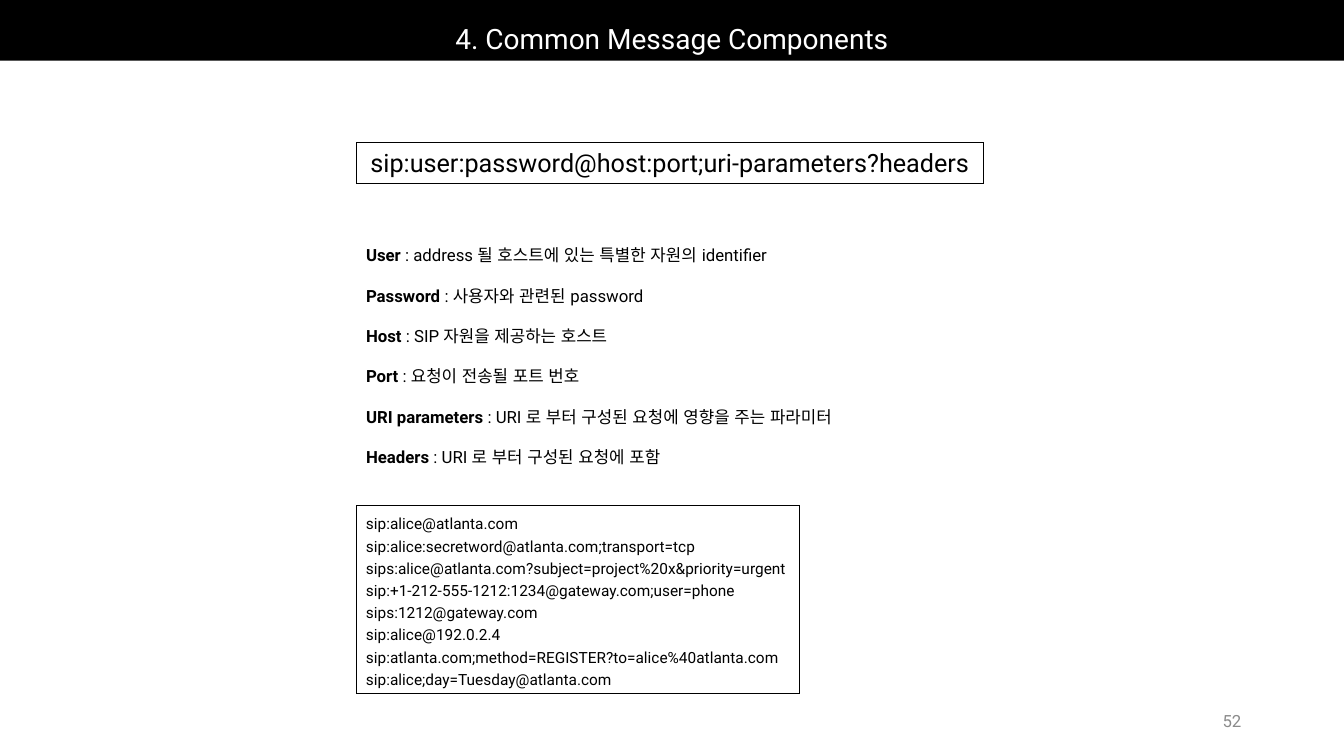
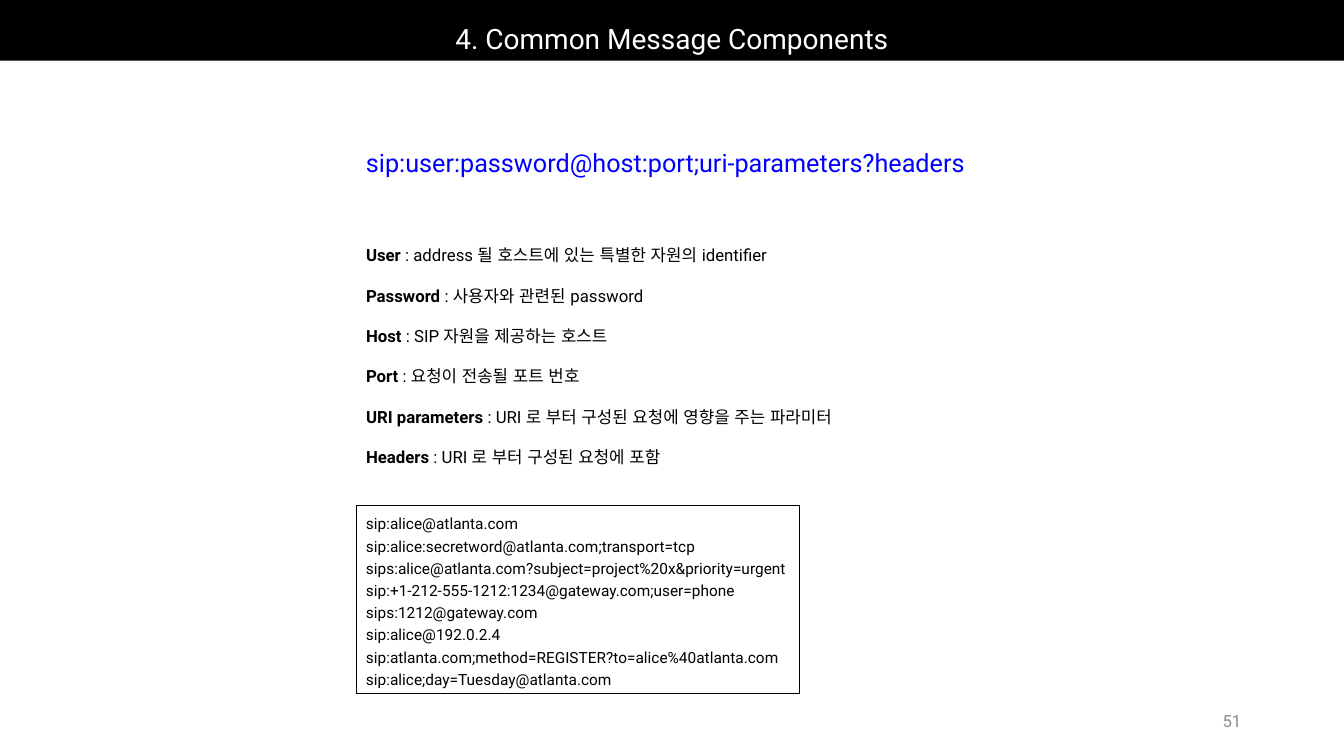
Before and after one commit to Epsilonely/SIP-Survey, a slide deck: slide 51 of 세미나 3차.pptx (slide 52 before the commit). Drawn at 1344x756 pixels with LibreOffice and Linux fonts; fonts in the diff are those of the drawing. Boxes give left, top, right and bottom in pixels: in the first picture for what was removed or moved away, otherwise in the second. Text is boxed around its words. In the diff, an @@ line names an element or a change of style, - is before the commit and + after.

```diff
--- a/세미나 3차.pptx
+++ b/세미나 3차.pptx
@@ text "sip:user:password@host:port;uri-parameters?headers": place and size @@
-text "sip:user:password@host:port;uri-parameters?headers" at (356, 142, 984, 182)
+text "sip:user:password@host:port;uri-parameters?headers" at (366, 153, 965, 178)
@@ text "sip:user:password@host:port;uri-parameters?headers" at (366, 153, 965, 178): text colour #000000 to #0000FF; alignment centre to left; outline #000000 0.75 pt to none @@
@@ page number at (1223, 715, 1242, 727): text changed @@
-52
+51
```
Also in this commit, not shown: 6 other slides changed, 1 slide removed.
